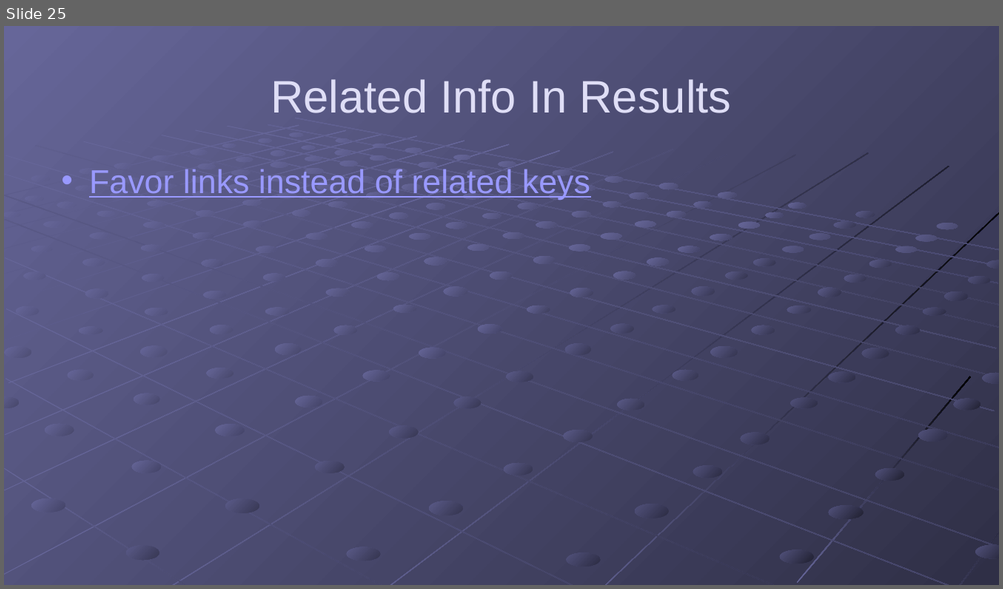
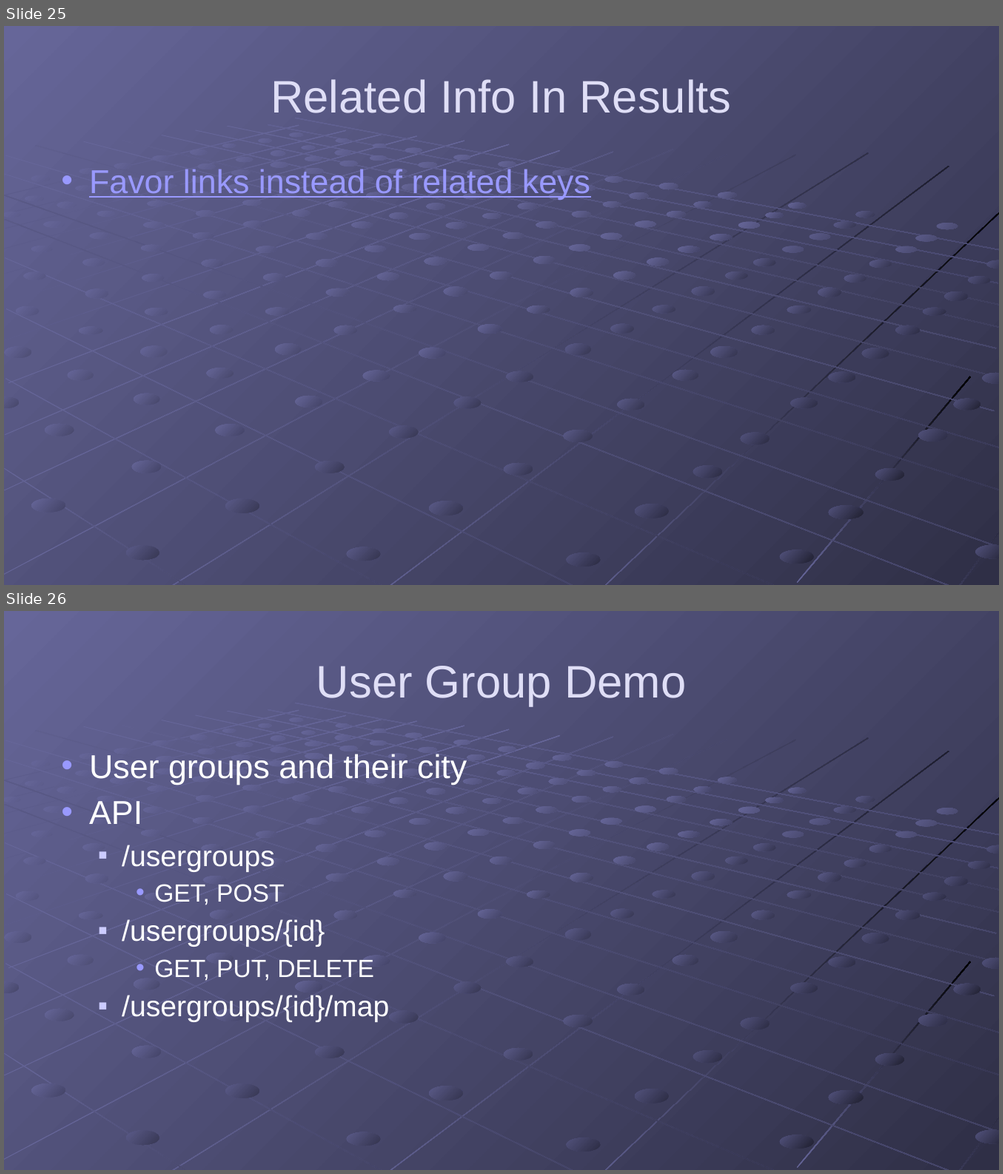
Before and after one commit to gregsohl/RESTFul_API_Presentation, a slide deck: Presentation/RESTful APIs.pptx. Shown one above the other, each under a label of ours: slide 25 before the commit, slides 25 and 26 after it. The pictures are 1003x589 and 1003x1174 pixels, drawn with LibreOffice and Linux fonts; fonts in the diff are those of the drawing. Boxes give left, top, right and bottom in pixels: in the first picture for what was removed or moved away, otherwise in the second. Text is boxed around its words. In the diff, an @@ line names an element or a change of style, - is before the commit and + after.

```diff
--- a/Presentation/RESTful APIs.pptx
+++ b/Presentation/RESTful APIs.pptx
@@ slide 26 added at bbox=[4, 611, 999, 1170], background gradient #666699 to #49496D; not listed: 215 template elements that a slide beside it also shows @@
@@ title added at bbox=[316, 666, 686, 706], 44 pt, text #DFDEF6 @@
+User Group Demo
@@ text added at bbox=[89, 754, 466, 1022], 28 pt, text #FFFFFF @@
+• User groups and their city
+• API
+  ■ /usergroups
+    • GET, POST
+  ■ /usergroups/{id}
+    • GET, PUT, DELETE
+  ■ /usergroups/{id}/map
```
Also in this commit, not shown: 3 other slides added, 10 other files.
